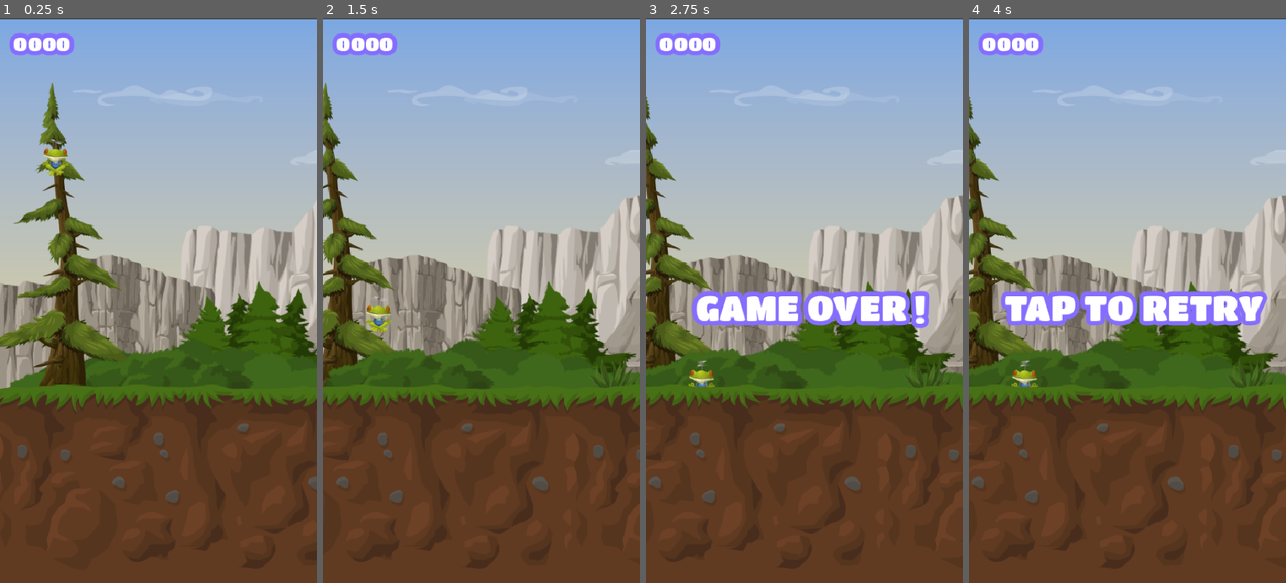
Above: before the commit, frames 1-4 (left to right).
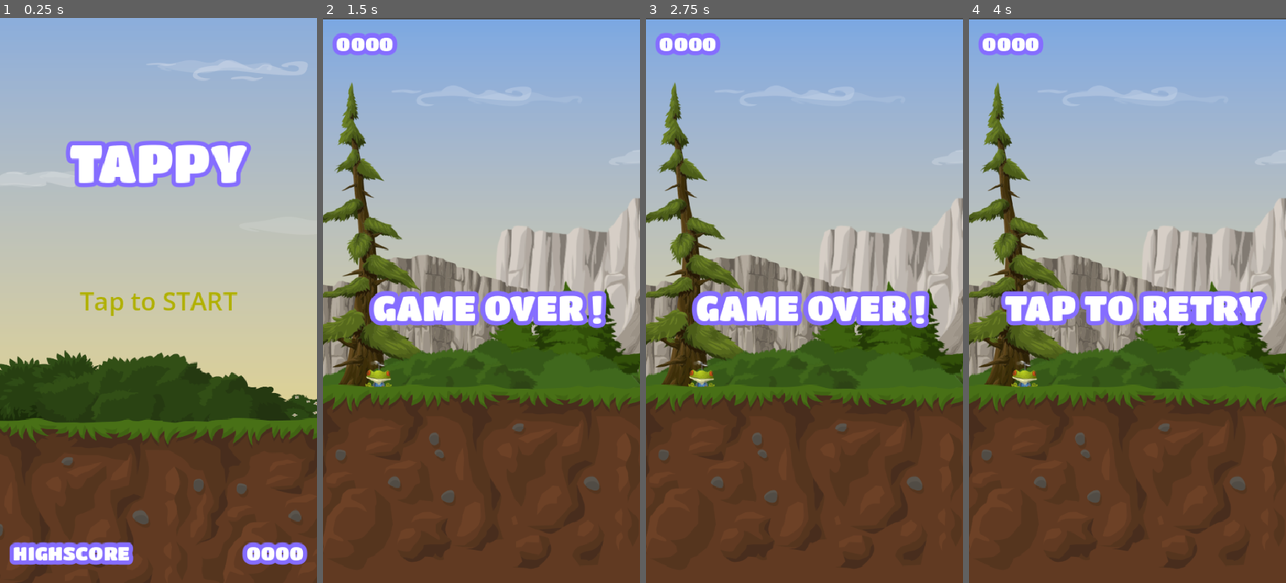
Above: after the commit, the same moments.

Repository: nzh0172/tappy
Game: Godot game, scene res://scenes/main.tscn
The game is run twice, just before and just after one commit, with the same random seed, the same clock (stepped at 60 frames per second) and the same inputs. Before the commit the project starts from res://scenes/game.tscn.
Inputs (mouse positions are in pixels of both pictures, inside the frame that each line leads up to):
- Up to frame 1 (0.25 s): no input
- Up to frame 2 (1.5 s): tap Enter at 0.5 s; move the mouse to (551, 272) at 0.52 s; hold Up (ui_up) 0.53-1.25 s; hold Space (fly) 0.53-1.25 s; click (551, 272) at 0.67 s; drag from (418, 328) to (465, 413) at 1.27 s
- Up to frame 3 (2.75 s): tap Space (fly) at 2 s; move the mouse to (836, 176) at 2.02 s; hold Down (ui_down) from 2.03 s (still down); tap Keypad Enter at 2.1 s
- Up to frame 4 (4 s): release Down (ui_down) at 2.75 s; tap Enter at 2.75, 3.5 s; drag from (1111, 413) to (1032, 215) at 2.77 s; move the mouse to (1222, 385) at 3.52 s; hold Up (ui_up) from 3.53 s (still down); tap Delete at 3.6 s

The runs differ from the first frame. In frame 1, 40% of the frame differs, in the area x 0-100%, y 0-100%; in frame 2, 21%; in frame 3, 17%; in frame 4, 17%.

Commit message:
19: score rewrite with autoload ScoreManager with high score (signal with parameter)

Diff:
--- a/globals/game_manager.gd
+++ b/globals/game_manager.gd
@@ -5,7 +5,6 @@
 
 
 var lives = 3
-var score: int = 0
 
 const MAIN = preload("uid://8yhyev0gaydb")
 const GAME = preload("uid://7fngfmfwj2cj")
--- /dev/null
+++ b/globals/score_manager.gd
@@ -0,0 +1,26 @@
+extends Node
+
+# ScoreManager is also an autoload
+
+var _score : int = 0
+var high_score: int = 0:
+	set(value):
+		if value > high_score:
+			high_score = _score
+
+func add_score() -> void:
+	_score += 1
+	SignalHub.add_score_emit(_score)
+
+func reset_score() -> void:
+	_score = 0
+
+
+#######
+
+func _ready() -> void:
+	SignalHub.game_over.connect(on_game_over)
+
+func on_game_over() -> void:
+	high_score = _score
+	reset_score()
--- a/globals/signal_hub.gd
+++ b/globals/signal_hub.gd
@@ -1,10 +1,12 @@
 extends Node
 
-signal add_score
+# Signals can also receive parameter
+signal add_score(score: int)
 signal game_over
 
-func add_score_emit() -> void:
-	add_score.emit()
+# Must match signal param and function param
+func add_score_emit(score: int) -> void:
+	add_score.emit(score)
 
 func game_over_emit() -> void:
 	game_over.emit()
--- a/project.godot
+++ b/project.godot
@@ -11,7 +11,7 @@
 [application]
 
 config/name="tappy"
-run/main_scene="uid://7fngfmfwj2cj"
+run/main_scene="uid://8yhyev0gaydb"
 config/features=PackedStringArray("4.7", "Forward Plus")
 config/icon="uid://cwm2hn8t8yqbu"
 
@@ -19,6 +19,7 @@
 
 GameManager="*uid://bkfsmq4ef62te"
 SignalHub="*uid://b2ges5iob07f8"
+ScoreManager="*uid://jo70gxt15w28"
 
 [display]
 
--- a/scripts/frog.gd
+++ b/scripts/frog.gd
@@ -45,6 +45,5 @@
 	SignalHub.game_over_emit()  # show game over label ui
 
 func score() -> void:
-	GameManager.score += 1
-	SignalHub.add_score_emit() # update score label ui
+	ScoreManager.add_score()
 	score_sound.play()
--- a/scripts/game.gd
+++ b/scripts/game.gd
@@ -6,6 +6,9 @@
 @onready var pipes_spawner: Node2D = $"pipes spawner"
 
 @export var pipes: PackedScene
+
+func _ready() -> void:
+	ScoreManager.reset_score()
 
 func spawn_pipes() -> void:
 	var new_pipes: Pipes = pipes.instantiate()
--- a/scripts/game_ui.gd
+++ b/scripts/game_ui.gd
@@ -16,8 +16,9 @@
 	SignalHub.add_score.connect(ui_add_score)
 	SignalHub.game_over.connect(ui_game_over)
 
-func ui_add_score() -> void:
-	highscore_label.text = "%04d" % GameManager.score
+# The function parameter MUST match the signal's parameter (if signal use param)
+func ui_add_score(score: int) -> void:
+	highscore_label.text = "%04d" % score
 
 func ui_game_over() -> void:
 	game_over_label.show()
--- a/scripts/main.gd
+++ b/scripts/main.gd
@@ -1,4 +1,6 @@
 extends Control
+
+@onready var highscore_num: Label = $"MarginContainer2/highscore num"
 
 func _unhandled_input(event: InputEvent) -> void:
 	if event.is_action_pressed("fly"):
@@ -7,3 +9,4 @@
 
 func _ready() -> void:
 	get_tree().paused = false
+	highscore_num.text = "%04d" % ScoreManager.high_score
Not shown, added: globals/score_manager.gd.uid
